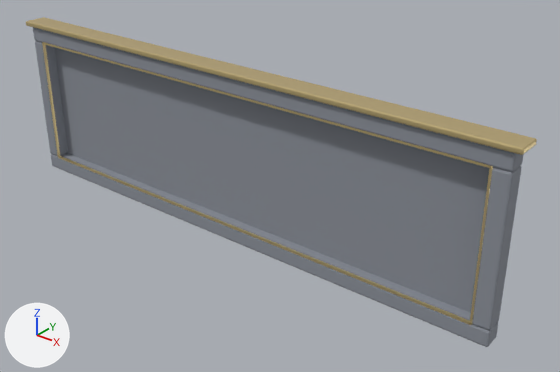
An edit to the glTF model apps/game/assets/models/hero/prop_board_frame.glb, drawn before and after from the same camera.
Before and after are seen from a 50 mm camera at (7.11, -7.54, 4.6) aimed at (0.74, 0.42, -0.34). Lighting does not change. The marker at lower left points along +X, +Y and +Z. The picture after the commit comes second. Vertices at exactly the same position are counted once.

Names of what the first picture shows: 'Frame'.
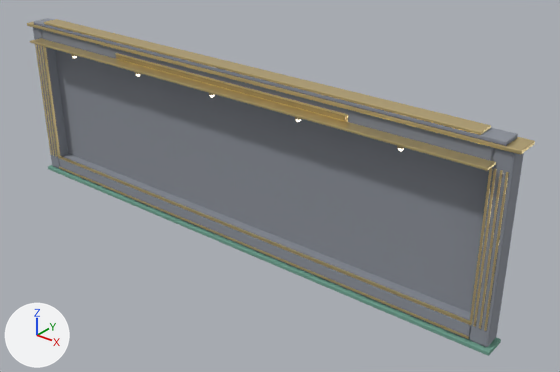
Where the change shows, as pixel boxes (x1, y1, x2, y2) in the pictures (560 x 372 px; the box of a moved part takes in the faces that stretch with it):
'Frame', reshaped
    before: (26, 17, 537, 347)
    after: (27, 18, 535, 356)
'Lamps', added
    after: (72, 56, 404, 151)
part 1 of me_frame, added
    after: (33, 18, 518, 146)
part 2 of me_frame, added
    after: (44, 19, 491, 135)
part 3 of me_frame, added
    after: (30, 38, 496, 171)
part 4 of me_frame, added
    after: (59, 166, 469, 339)
part 5 of me_frame, added
    after: (35, 44, 52, 155)
part 6 of me_frame, added
    after: (38, 45, 54, 156)
part 7 of me_frame, added
    after: (40, 45, 57, 157)
part 8 of me_frame, added
    after: (473, 168, 497, 326)
part 9 of me_frame, added
    after: (479, 170, 503, 329)
part 10 of me_frame, added
    after: (484, 172, 509, 331)
part 11 of me_frame, added
    after: (116, 55, 346, 121)
part 12 of me_frame, added
    after: (48, 165, 501, 356)
part 13 of me_frame, added
    after: (116, 53, 348, 122)
part 14 of me_frame, moved or reshaped
    before: (26, 17, 537, 346)
    after: (27, 19, 535, 346)

Edits to the bpy script that builds the scene:
```text
Change me_frame:
    remove me_frame.from_pydata(...)  # 312 vertices, 600 faces; spans x -4.4..4.4, y -0.05..0.33, z -1.3..1.38
    add me_frame.from_pydata(...)  # 776 vertices, 1456 faces; spans x -4.38..4.38, y -0.21..0.32, z -1.36..1.44
    me_frame part 1: the loose piece of 56 vertices spanning x -4.4..4.4, y -0.05..0.33, z 1.3..1.38 is copied, and the copy is scaled about its middle by (0.956, 0.807, 0.663), then moved by (0.0, -0.02, 0.03), in mat_graphite (grey #8b9099); it spans x -4.2..4.2, y -0.03..0.27, z 1.35..1.4
    me_frame part 2: the loose piece of 56 vertices spanning x -4.4..4.4, y -0.05..0.33, z 1.3..1.38 is copied, and the copy is scaled about its middle by (0.887, 0.696, 0.5), then moved by (0.0, -0.04, 0.08); it spans x -3.9..3.9, y -0.03..0.23, z 1.4..1.44
    me_frame part 3: the loose piece of 56 vertices spanning x -4.4..4.4, y -0.05..0.33, z 1.3..1.38 is copied, and the copy is scaled about its middle by (0.934, 0.599, 0.413), then moved by (0.0, -0.24, -0.23); it spans x -4.1..4.1, y -0.21..0.01, z 1.1..1.12
    me_frame part 4: a new loose piece, a box spanning x -4.05..4.05, y -0.012..0.002, z -1.265..-1.235, in mat_brass (beige #e5ce95)
    me_frame part 5: a new loose piece, a box spanning x -4.257..-4.233, y -0.012..0.002, z -1.05..1.05, in mat_brass (beige #e5ce95)
    me_frame part 6: a new loose piece, a box spanning x -4.188..-4.163, y -0.012..0.002, z -1.05..1.05, in mat_brass (beige #e5ce95)
    me_frame part 7: a new loose piece, a box spanning x -4.117..-4.093, y -0.012..0.002, z -1.05..1.05, in mat_brass (beige #e5ce95)
    me_frame part 8: a new loose piece, a box spanning x 4.093..4.118, y -0.012..0.002, z -1.05..1.05, in mat_brass (beige #e5ce95)
    me_frame part 9: a new loose piece, a box spanning x 4.163..4.188, y -0.012..0.002, z -1.05..1.05, in mat_brass (beige #e5ce95)
    me_frame part 10: a new loose piece, a box spanning x 4.233..4.257, y -0.012..0.002, z -1.05..1.05, in mat_brass (beige #e5ce95)
    me_frame part 11: a new loose piece, a box spanning x -2.13..2.13, y -0.03..-0.02, z 1.145..1.205, in mat_brassdark (beige #b6a476)
    me_frame part 12: the loose piece of 56 vertices spanning x -4.4..4.4, y -0.05..0.33, z 1.3..1.38 is copied, and the copy is scaled about its middle by (0.99, 0.919, 0.826), then moved by (0.0, -0.02, -2.67), in mat_marbledark (green #6fa290); it spans x -4.35..4.35, y -0.05..0.29, z -1.36..-1.3
    me_frame part 13: a new loose piece of 56 vertices spanning x -2.15..2.15, y -0.02..0.0, z 1.12..1.22, in mat_brass (beige #e5ce95)
    me_frame part 14: 12 vertices moved from x -4.39..4.39, y -0.05..0.33, z 1.31..1.36 to x -4.38..4.38, y -0.04..0.32, z 1.3..1.34; 200 vertices removed from x -4.4..4.4, y -0.05..0.33, z -1.08..1.38; 200 vertices added at x -4.38..4.38, y -0.04..0.32, z -1.3..1.35
    other edits to the shape of me_frame do not show in these pictures
    add me_frame.materials.append(mat_brassdark)  # beige #b6a476
    add me_frame.materials.append(mat_marbledark)  # green #6fa290
Add ob_lamps:
    ob_lamps = bpy.data.objects.new('Lamps', me_lamps)  # a UV sphere (10 segments, 6 rings, poles along z) spanning x -3.03..-2.97, y -0.19..-0.12, z 1.01..1.08; a UV sphere (10 segments, 6 rings, poles along z) spanning x -1.53..-1.47, y -0.19..-0.12, z 1.01..1.08; a UV sphere (10 segments, 6 rings, poles along z) spanning x -0.03..0.03, y -0.19..-0.12, z 1.01..1.08; a UV sphere (10 segments, 6 rings, poles along z) spanning x 1.47..1.53, y -0.19..-0.12, z 1.01..1.08; a UV sphere (10 segments, 6 rings, poles along z) spanning x 2.97..3.03, y -0.19..-0.12, z 1.01..1.08; in mat_bulb (pale yellow #fff9e7, glowing pale yellow #fff6da)
    ob_lamps.location = (0.0, 0.0, 0.0)
```
